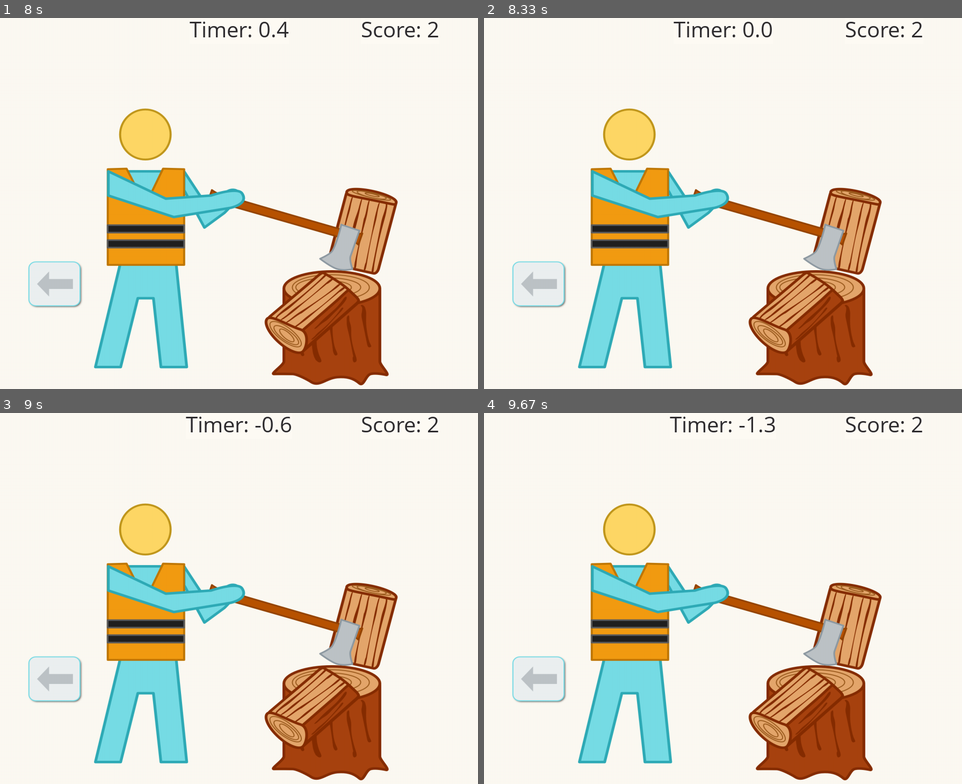
Above: before the commit, frames 1-4 (two rows, left to right).
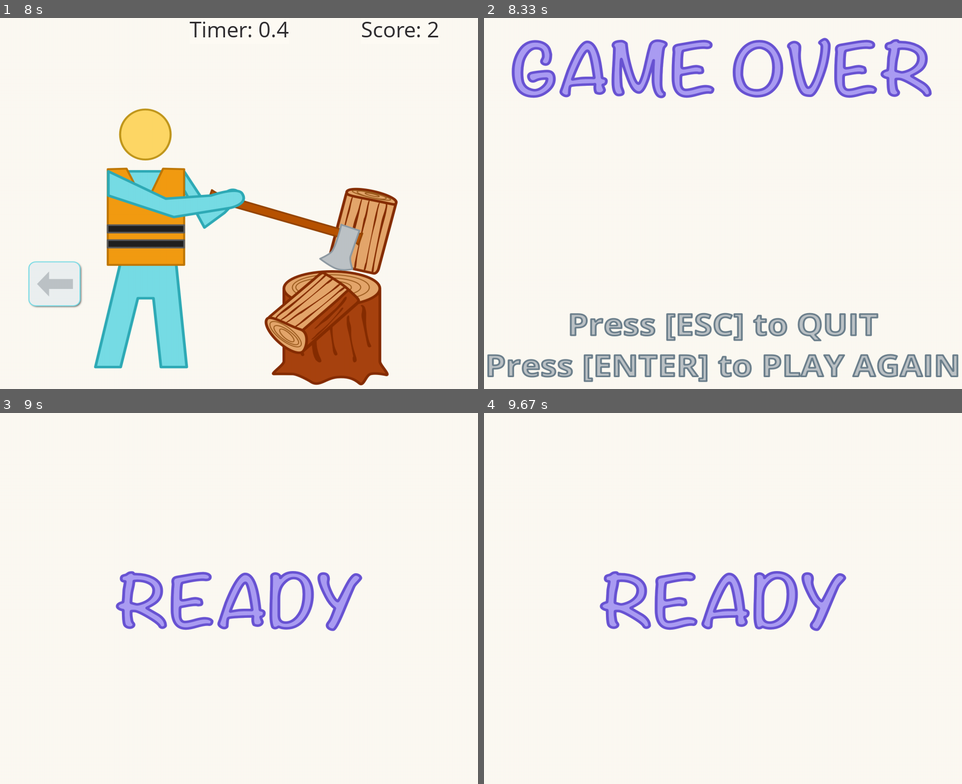
Above: after the commit, the same moments.

Repository: jwl-7/Stick-Bop
Game: pygame game, started from stick-bop.py
The game is run twice, just before and just after one commit, with the same random seed, the same clock (stepped at 60 frames per second) and the same inputs.
Inputs:
- Up to frame 1 (8 s): tap Enter at 0.33 s; hold Enter 3.4-3.87 s; hold Left 3.4-3.87 s; hold Right 4.4-4.87 s; hold Left 5.4-5.93 s; hold Left 5.97-6.37 s; hold Right 6.4-7.03 s; hold Left 7.07-7.53 s; hold Right from 7.57 s (still down)
- Up to frame 2 (8.33 s): release Right at 8.03 s; hold Right from 8.07 s (still down)
- Up to frame 3 (9 s): release Right at 8.53 s; tap Enter at 8.57 s; hold Enter from 8.9 s (still down)
- Up to frame 4 (9.67 s): release Enter at 9.43 s

Frame 1 is identical in both runs. In frame 2, 31% of the frame differs, in the area x 0-100%, y 0-99%; in frame 3, 22%; in frame 4, 22%.

Commit message:
implemented game sounds and loss state

Diff:
--- a/stick-bop.py
+++ b/stick-bop.py
@@ -163,12 +163,48 @@
     """
     score = 0
     count = 0
+    task_list = ['drilling', 'mining', 'woodchopping']
 
     def __init__(self):
         self.done = False
         self.quit = False
         self.next = None
         self.current = None
+
+    def music_check(self, score):
+        music_track = 'neon-runner'
+        if score == 25:
+            music_track = 'neon-runner-x125'
+        elif score == 50:
+            music_track = 'neon-runner-x150'
+        elif score == 75:
+            music_track = 'neon-runner-x175'
+        elif score == 100:
+            self.next = 'win'
+            self.done = True
+        return music_track
+
+    def count_check(self, count, timer):
+        if count >= 5 and timer > 0:
+            State.score += 1
+            task_done_snd = pygame.mixer.Sound(self.sounds['task-done'])
+            pygame.mixer.Channel(0).play(task_done_snd)
+            self.done = True
+            print('task_complete')
+        elif timer <= 0:
+            self.done = True
+
+    def timer_check(self, score):
+        if score >= 0:
+            timer_start = 5
+        elif score >= 25:
+            timer_start = 4.5
+        elif score >= 50:
+            timer_start = 4
+        elif score >= 75:
+            timer_start = 3.5
+        return timer_start
+
 
 class StateController:
     """Controls and sets up the game settings, game states, and main game loop.
@@ -200,7 +236,7 @@
             'loading': Loading(),
             'menu': Menu(),
             'start': Start(),
-            #'loss': Loss(),
+            'loss': Loss(),
             #'win': Win(),
             #'drilling': Drilling(),
             #'mining': Mining(),
@@ -364,14 +400,22 @@
     def __init__(self):
         State.__init__(self)
         self.__dict__.update(settings)
-        #self.next = 'start'
+        self.next = 'loss'
+        #self.next = 'woodchopping'
+        #self.next = 'menu'
+        #self.next = random.choice(self.task_list)
 
     def startup(self):
         self.left_pressed = False
         self.right_pressed = False
         self.right_was_pressed = False
         self.start_time = pygame.time.get_ticks()
+        self.timer_start = self.timer_check(self.score)
         self.wood_img = self.images['woodchopping-1']
+
+        game_snd = self.music_check(self.score)
+        pygame.mixer.music.load(self.sounds[game_snd])
+        pygame.mixer.music.play(-1)
 
     def get_event(self, event):
         if event.type == pygame.KEYDOWN and event.key == pygame.K_LEFT:
@@ -392,21 +436,49 @@
                 self.right_was_pressed = True
 
     def update(self, screen, dt):
-        timer_start = 5
         self.wood_img = self.render_image(self.wood_img, self.screen_size, screen)
         self.draw(screen)
         time_elapsed = pygame.time.get_ticks() - self.start_time
         timer_seconds = float(time_elapsed / 1000 % 60)
-        timer = round(timer_start - timer_seconds, 1)
+        timer = round(self.timer_start - timer_seconds, 1)
         timer_text = 'Timer: ' + str(timer)
         score_text = 'Score: ' + str(self.count)
         self.clear_text(self.fonts['OpenSans-Regular'], WHITE, timer_text, 40, self.screen_width/2, 0, screen)
         self.render_text(self.fonts['OpenSans-Regular'], BLACK, timer_text, 40, self.screen_width/2, 0, screen)
         self.clear_text(self.fonts['OpenSans-Regular'], WHITE, score_text, 40, self.screen_width-150, 0, screen)
         self.render_text(self.fonts['OpenSans-Regular'], BLACK, score_text, 40, self.screen_width-150, 0, screen)
+        self.count_check(self.count, timer)
 
     def draw(self, screen):
         screen.blit(self.wood_img, [0, 0])
+
+class Loss(State, Assets):
+    """Loss task.
+    """
+
+    def __init__(self):
+        State.__init__(self)
+        self.__dict__.update(settings)
+        self.next = 'menu'
+
+    def startup(self):
+        pygame.mixer.music.stop()
+        self.loss_img = self.images['game-over']
+        pygame.mixer.music.load(self.sounds['piano-lofi-rain'])
+        pygame.mixer.music.play(-1)
+
+    def get_event(self, event):
+        if event.type == pygame.KEYDOWN and event.key == pygame.K_ESCAPE:
+            self.quit = True
+        elif event.type == pygame.KEYDOWN and event.key == pygame.K_RETURN:
+            self.done = True
+
+    def update(self, screen, dt):
+        self.loss_img = self.render_image(self.loss_img, self.screen_size, screen)
+        self.draw(screen)
+
+    def draw(self, screen):
+        screen.blit(self.loss_img, [0, 0])
 
 def main():
     """Initialize pygame and run game."""
